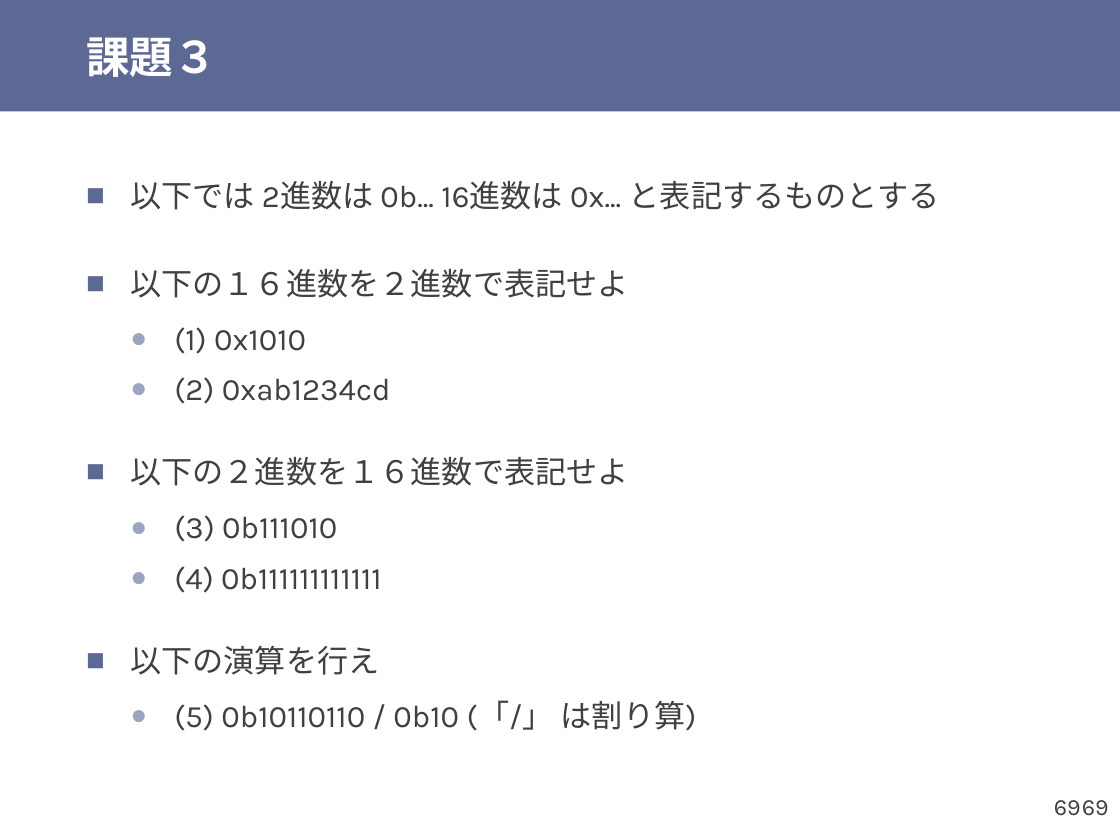
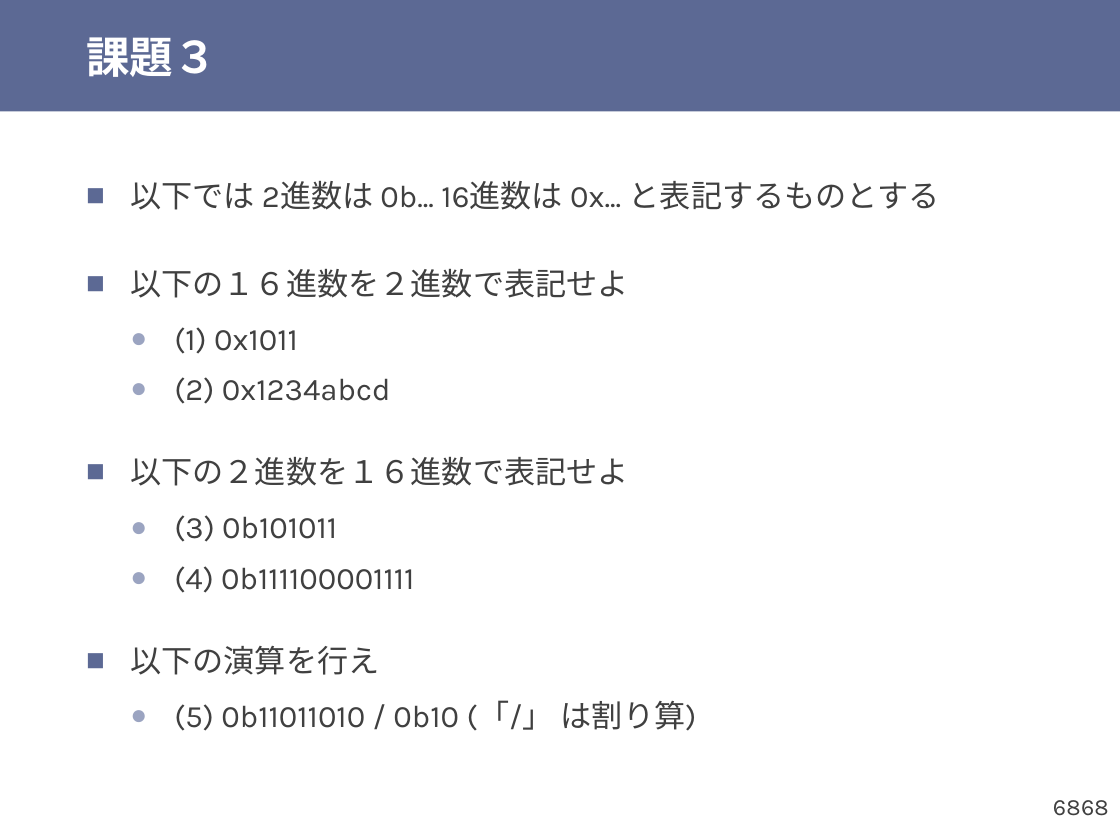
Before and after one commit to shioyadan/otya-computer-architecture-i, a slide deck: slide 68 of cai-shioya-03.pptx (slide 69 before the commit). Drawn at 1120x840 pixels with LibreOffice and Linux fonts; fonts in the diff are those of the drawing. Boxes give left, top, right and bottom in pixels: in the first picture for what was removed or moved away, otherwise in the second. Text is boxed around its words. In the diff, an @@ line names an element or a change of style, - is before the commit and + after.

```diff
--- a/cai-shioya-03.pptx
+++ b/cai-shioya-03.pptx
@@ text at (x1=174, y1=327, x2=391, y2=404): text changed @@
-  ● (1) 0x1010
-  ● (2) 0xab1234cd
+  ● (1) 0x1011
+  ● (2) 0x1234abcd
@@ text at (x1=174, y1=515, x2=414, y2=593): text changed @@
-  ● (3) 0b111010
-  ● (4) 0b111111111111
+  ● (3) 0b101011
+  ● (4) 0b111100001111
@@ text at (x1=174, y1=700, x2=697, y2=731): text changed @@
-  ● (5) 0b10110110 / 0b10 (「/」 は割り算)
+  ● (5) 0b11011010 / 0b10 (「/」 は割り算)
@@ page number at (x1=1053, y1=800, x2=1081, y2=816): text changed @@
-69
+68
@@ page number at (x1=1081, y1=800, x2=1109, y2=816): text changed @@
-69
+68
```
Also in this commit, not shown: 26 other slides changed, 5 slides added, 3 slides removed, 1 other file.
